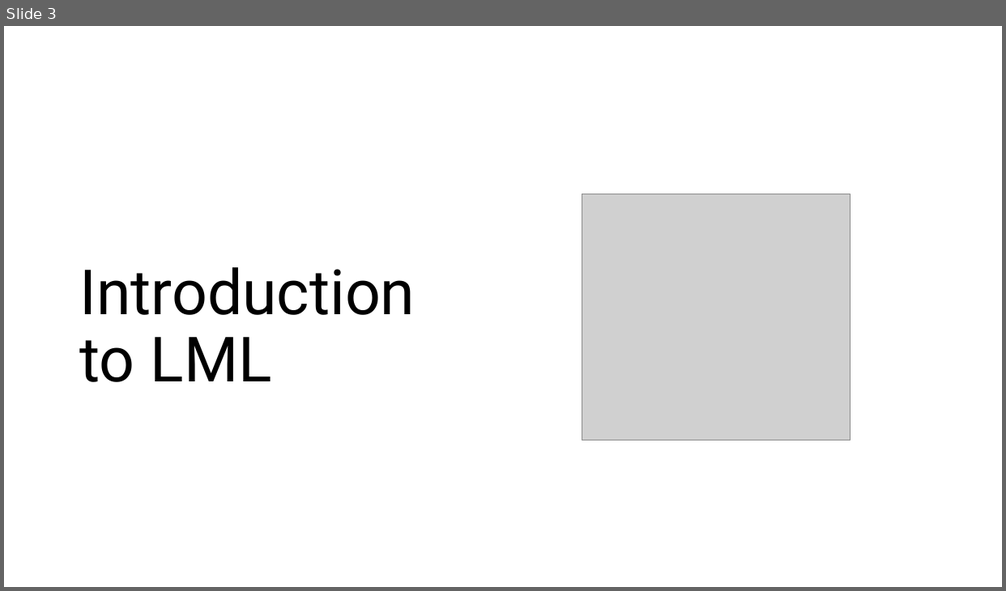
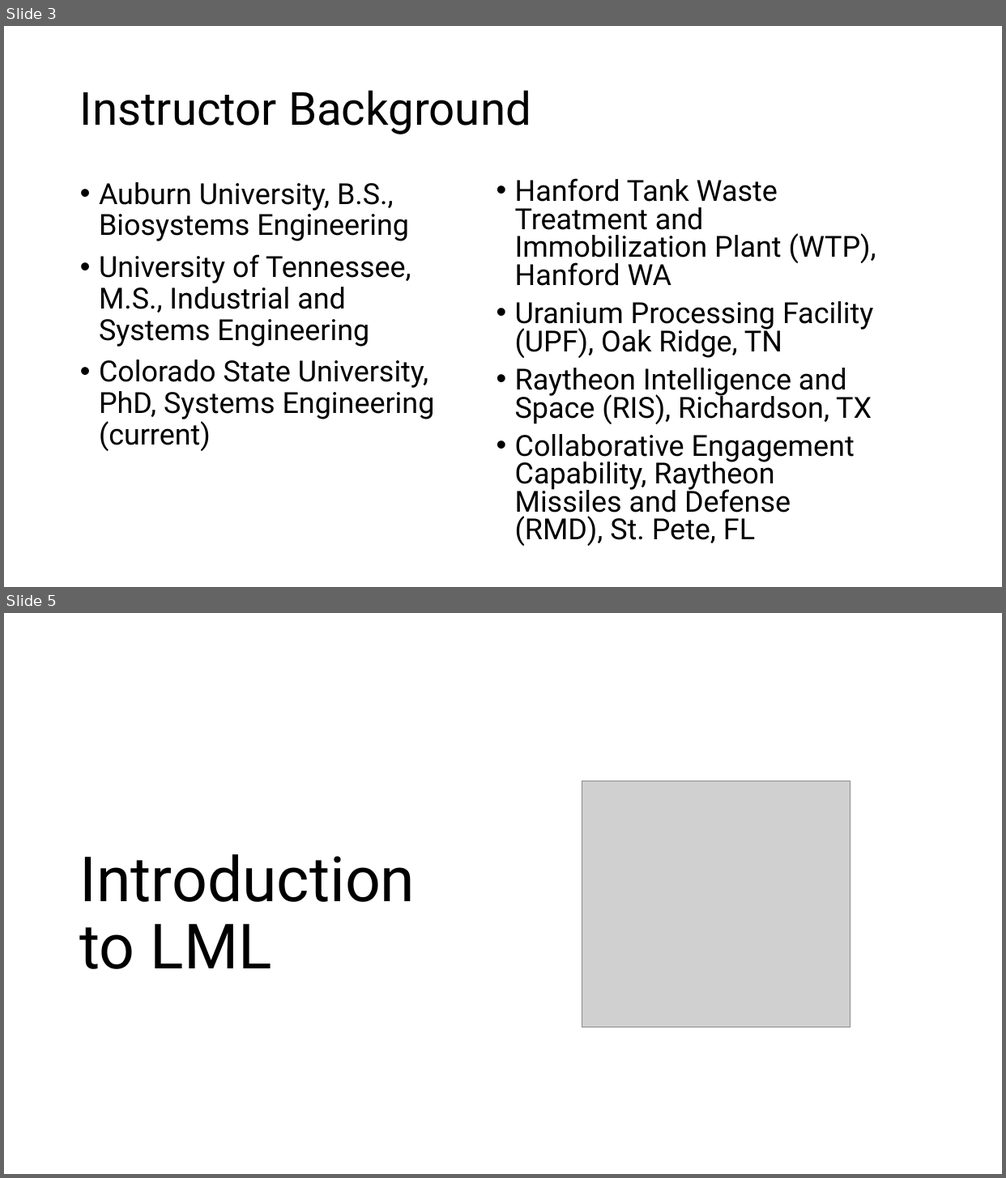
Before and after one commit to srudder16/Lifecycle_Modeling, a slide deck: 2025_WSRC/2026 WSRC Tutorial.pptx. Shown one above the other, each under a label of ours: slide 3 before the commit, slides 3 and 5 after it; the slides between them are not shown. The pictures are 1006x591 and 1006x1178 pixels, drawn with LibreOffice and Linux fonts; fonts in the diff are those of the drawing; grey boxes stand for pictures. Boxes give left, top, right and bottom in pixels: in the first picture for what was removed or moved away, otherwise in the second. Text is boxed around its words. In the diff, an @@ line names an element or a change of style, - is before the commit and + after.

```diff
--- a/2025_WSRC/2026 WSRC Tutorial.pptx
+++ b/2025_WSRC/2026 WSRC Tutorial.pptx
@@ slide 3 added at (4,26,1002,587), background #FFFFFF @@
@@ title added at (80,90,531,135), 44 pt, text #000000 @@
+Instructor Background
@@ text added at (99,182,435,451), 28 pt, text #000000 @@
+• Auburn University, B.S., Biosystems Engineering
+• University of Tennessee, M.S., Industrial and Systems Engineering
+• Colorado State University, PhD, Systems Engineering (current)
@@ text added at (515,178,876,546), 28 pt, text #000000 @@
+• Hanford Tank Waste Treatment and Immobilization Plant (WTP), Hanford WA
+• Uranium Processing Facility (UPF), Oak Ridge, TN
+• Raytheon Intelligence and Space (RIS), Richardson, TX
+• Collaborative Engagement Capability, Raytheon Missiles and Defense (RMD), St. Pete, FL
@@ what was slide 3 is now slide 5 @@
```
Also in this commit, not shown: 4 slides changed, 5 other slides added, 4 slides removed, 1 other file.
